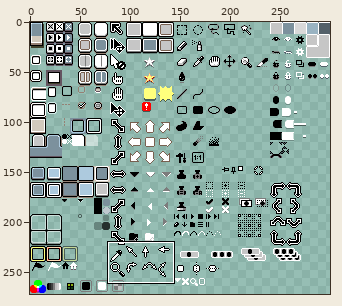
Two states of a sprite sheet, data/skins/default/sheet.png. Above, an overview of the earlier version with the close-up marked.
Close-up. Before:
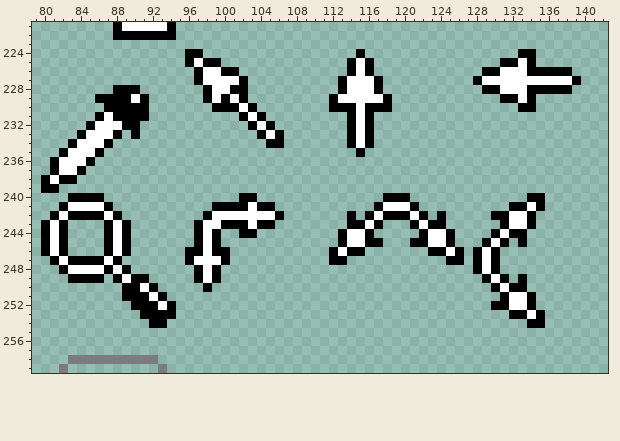
The file is 300x272 pixels. Colours within 5 levels of each other are drawn and written as one. Shown: x 79..142, y 221..259. The commit also changed other parts of the picture, which this record leaves out.
New version:
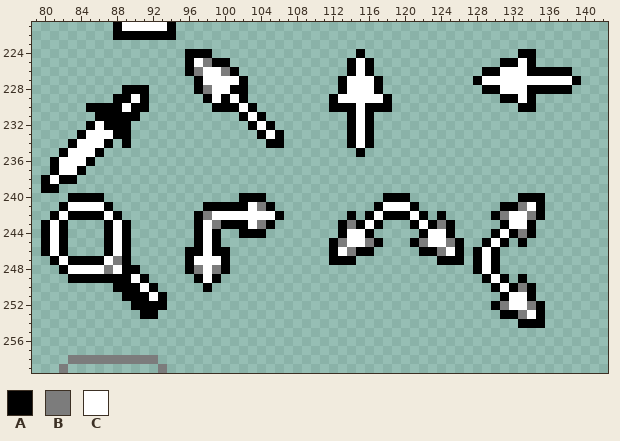
Palette (. is transparent): A #000000  B #7c7c7c  C #ffffff
Change:
@@ x 83..102 @@
 223 ....................
-224 .............AA.....
-225 .............ACAA...
-226 ..............ACCAA.
+224 .............AAA....
+225 .............ACBAA..
+226 .............ABCCBA.
 227 ..............ACCCCA
-228 .....AAA.......ACCAA
-229 ...AAAACA......ACACA
-230 ....AAAAA.......AAAC
-231 ...ACAAAA..........A
-232 ..ACCCAA............
-233 .ACCCA.A............
-234 ACCCA...............
+228 ......AAA.....ABCCAA
+229 .....AACA......ACACA
+230 ..AAAACAA.......AAAC
+231 ...AAAAA...........A
+232 ..ACAAA.............
+233 .ACCCAA.............
+234 ACCCA.A.............
 235 CCCA................
@@ x 79..142 @@
 239 .AA.............................................................
-240 ....AAAA...............AA..............AAA.............AA.......
-241 ...ACCCCA...........AAAACAA...........ACCCA..........AACA.......
-242 ..ACAAAACA.........ACCCCCCCA.......A.ACAAACA.A.....AACCA........
-243 .ACA....ACA.......ACCAAACAA........AACA...ACAA......ACCA........
-244 .ACA....ACA.......ACA..AA.........ACCA.....ACCA....ACAA.........
-245 .ACA....ACA.......ACA.............ACCAA...AACCA...ACA.A.........
-246 .ACA....ACA......AACAA...........ACAA.......AACA.ACA............
-247 ..ACAAAACA.......ACCCA...........AA...........AA.ACA............
-248 ...ACCCCACA.......ACA............................ACA............
-249 ....AAAA.ACAA.....ACA.............................ACA.A.........
-250 ..........AACA.....A...............................ACAA.........
+240 ....AAAA...............AAA.............AAA............AAA.......
+241 ...ACCCCA..........AAAAACBA...........ACCCA.........AABCA.......
+242 ..ACAAAACA........ABCCCCCCCA.......A.ACAAACA.A.....ABCCBA.......
+243 .ACA....ACA.......ACBAAACBA.......ABACA...ACABA.....ACCA........
+244 .ACA....ACA.......ACA..AAA........ACCA.....ACCA....ACABA........
+245 .ACA....ACA.......ACA............ABCCBA...ABCCBA..ACA.A.........
+246 .ACA....ACA......AACAA...........ACBAA.....AABCA.ACA............
+247 ..ACAAAACBA......ACCCA...........AAA.........AAA.ACA............
+248 ...ACCCCBCAA.....ABCBA...........................ACA............
+249 ....AAAAAAACA.....ACA.............................ACA.A.........
+250 .........AAACA.....A...............................ACABA........
 251 ..........AAACA.....................................ACCA........
-252 ...........AAACA...................................AACCA........
-253 ............AAAA.....................................AACA.......
-254 .............AA........................................AA.......
+252 ...........AAAA....................................ABCCBA.......
+253 ............AA......................................AABCA.......
+254 ......................................................AAA.......
 255 ................................................................
Changed places in both close-ups, as pixel boxes (x1, y1, x2, y2):
changed: (86, 49, 230, 148)
changed: (257, 193, 266, 238)
changed: (500, 193, 545, 238)
changed: (194, 202, 221, 229)
changed: (329, 220, 374, 265)
changed: (419, 220, 464, 265)
changed: (104, 256, 230, 328)
changed: (500, 283, 545, 328)
